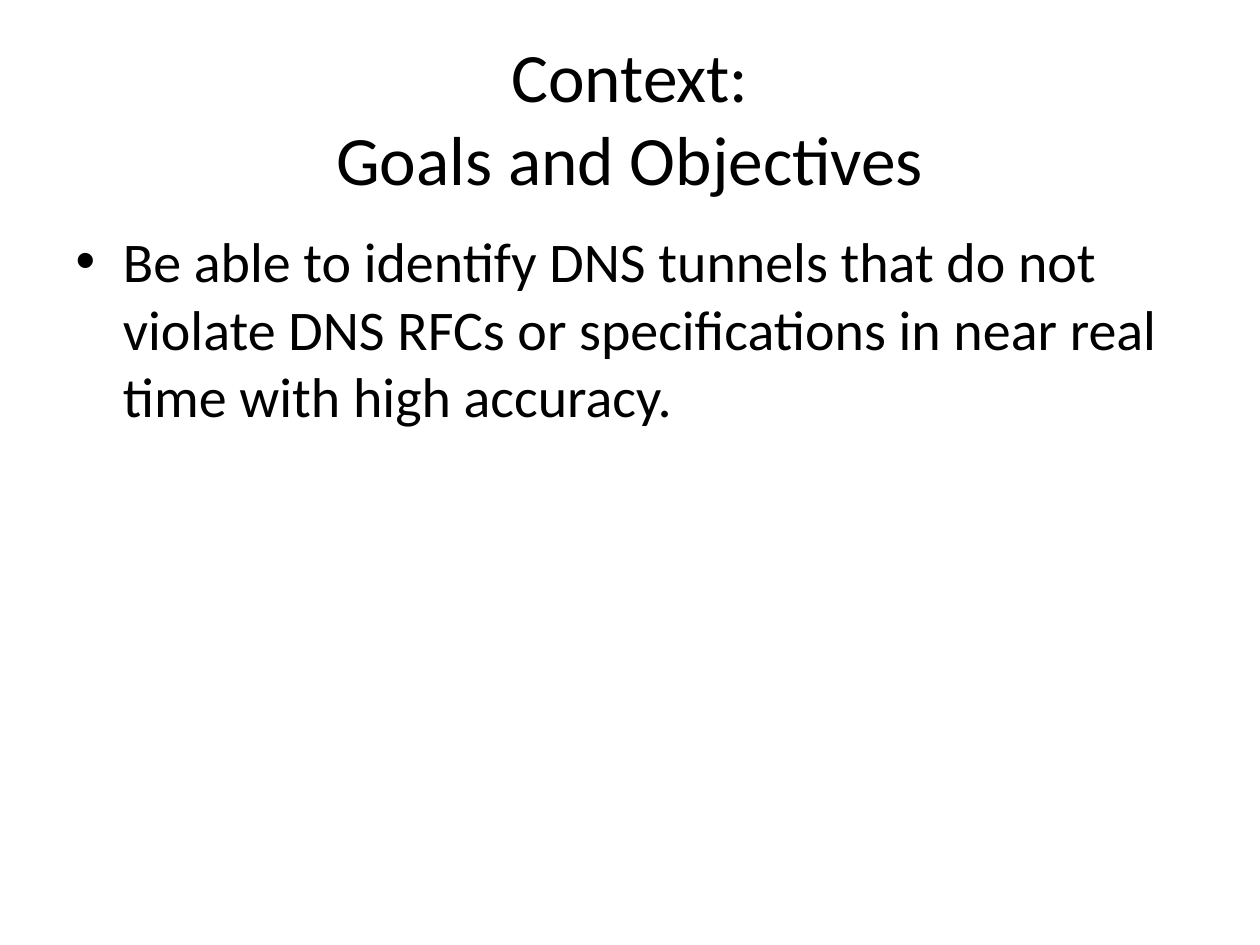
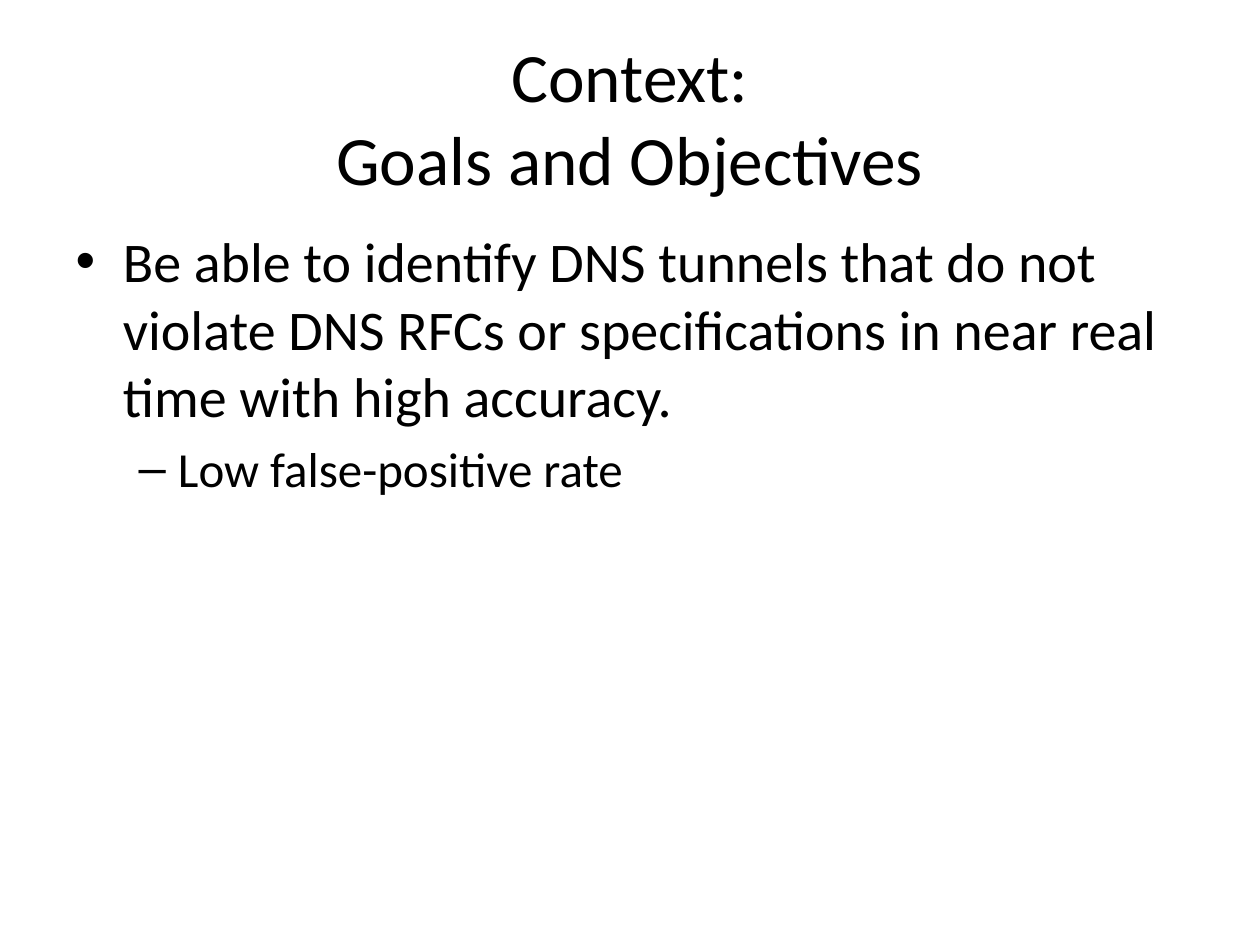
Before and after one commit to Riebart/MSc-Thesis, a slide deck: slide 3 of Defense.pptx (slide 10 before the commit). Drawn at 1260x945 pixels with LibreOffice and Linux fonts; fonts in the diff are those of the drawing. Boxes give left, top, right and bottom in pixels: in the first picture for what was removed or moved away, otherwise in the second. Text is boxed around its words. In the diff, an @@ line names an element or a change of style, - is before the commit and + after.

```diff
--- a/Defense.pptx
+++ b/Defense.pptx
@@ text at bbox=[178, 453, 622, 495]: paragraph added @@
+  – Low false-positive rate
```
Also in this commit, not shown: 2 other slides changed.
